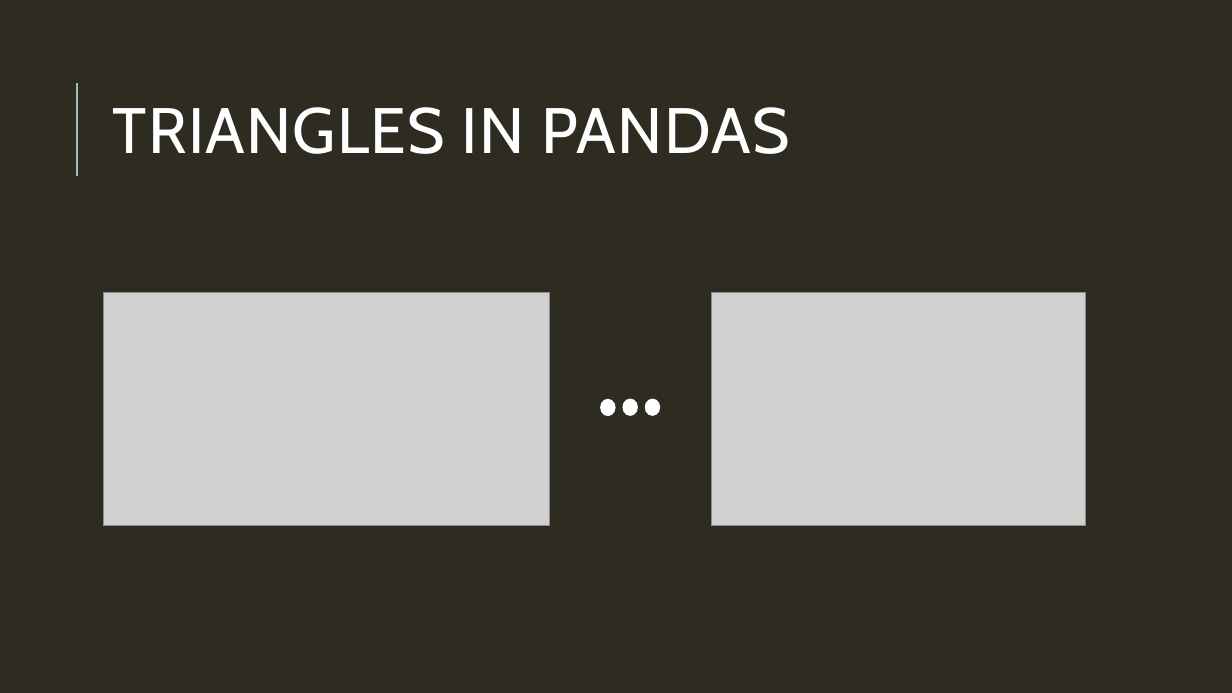
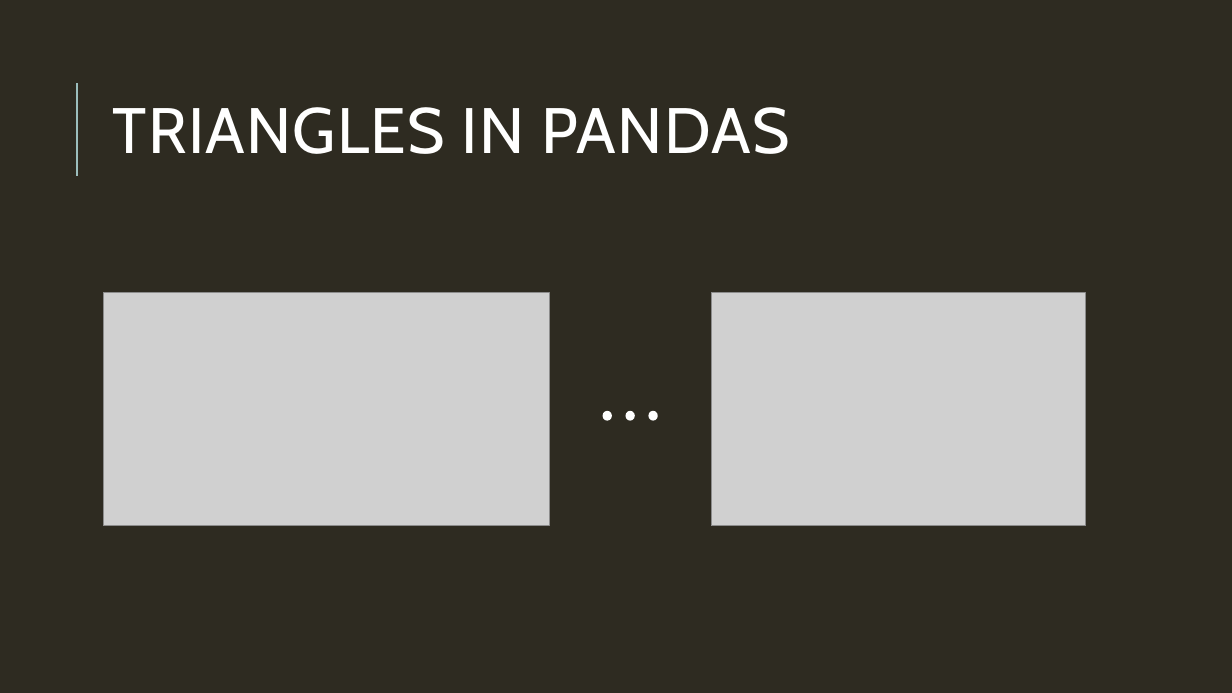
Before and after one commit to fk20268/How2, a slide deck: slide 12 of HOW2_presentation.pptx. Drawn at 1232x693 pixels with LibreOffice and Linux fonts; fonts in the diff are those of the drawing; grey boxes stand for pictures. Boxes give left, top, right and bottom in pixels: in the first picture for what was removed or moved away, otherwise in the second. Text is boxed around its words. In the diff, an @@ line names an element or a change of style, - is before the commit and + after.

Commit message:
improved

```diff
--- a/HOW2_presentation.pptx
+++ b/HOW2_presentation.pptx
@@ ellipse: place and size @@
-ellipse at box(601, 400, 615, 416)
+ellipse at box(604, 412, 611, 421)
@@ ellipse: place and size @@
-ellipse at box(624, 399, 638, 415)
+ellipse at box(627, 412, 634, 421)
@@ ellipse: place and size @@
-ellipse at box(646, 399, 660, 415)
+ellipse at box(650, 411, 657, 420)
```
Also in this commit, not shown: 1 other slide changed.
